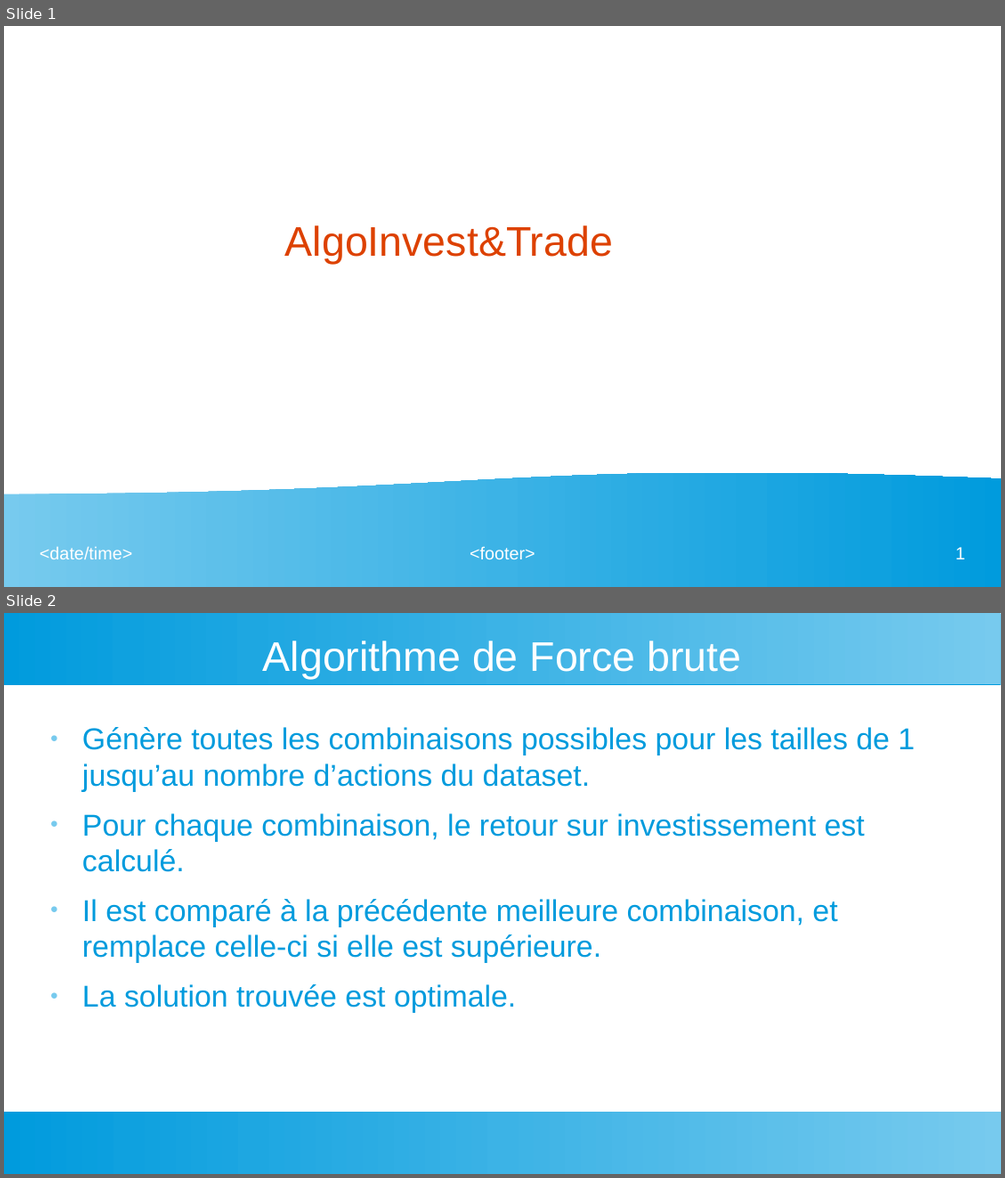
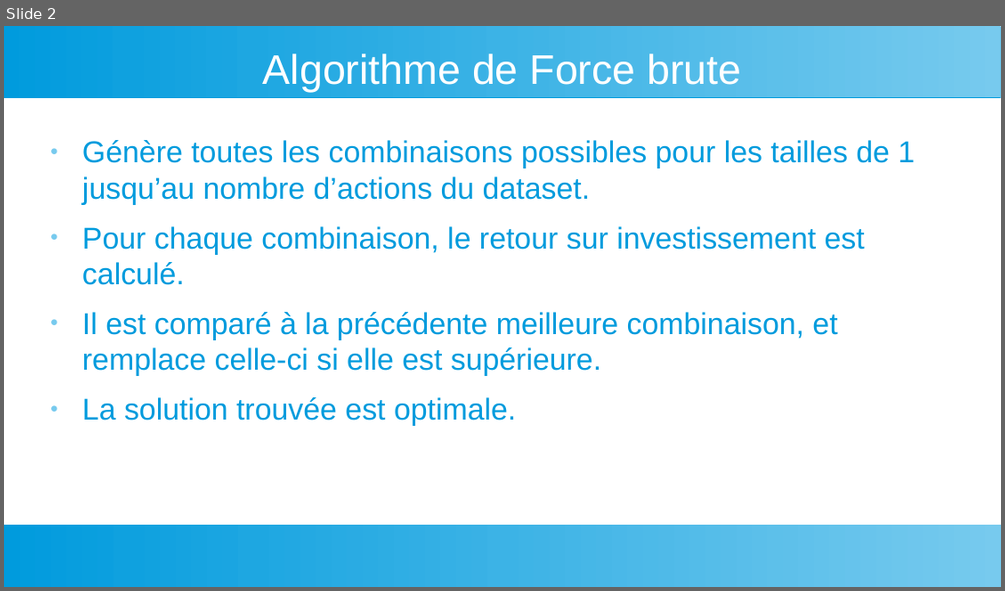
Before and after one commit to YoannDeb/AlgoInvest, a slide deck: Docs/Présentation.odp. Shown one above the other, each under a label of ours: slides 1 and 2 before the commit, slide 2 after it. The pictures are 1005x1178 and 1005x591 pixels, drawn with LibreOffice and Linux fonts; fonts in the diff are those of the drawing. Boxes give left, top, right and bottom in pixels: in the first picture for what was removed or moved away, otherwise in the second. Text is boxed around its words. In the diff, an @@ line names an element or a change of style, - is before the commit and + after.

Commit message:
Docs: Documents updated

```diff
--- a/Docs/Présentation.odp
+++ b/Docs/Présentation.odp
@@ slide 1 removed at (x1=4, y1=26, x2=1001, y2=587), background #FFFFFF @@
@@ title removed at (x1=285, y1=225, x2=613, y2=264) @@
-AlgoInvest&Trade
@@ flow chart document removed at (x1=4, y1=471, x2=1001, y2=587) @@
@@ text removed at (x1=40, y1=546, x2=132, y2=559) @@
-<date/time>
@@ text removed at (x1=469, y1=546, x2=535, y2=559) @@
-<footer>
@@ page number removed at (x1=955, y1=547, x2=965, y2=559) @@
-1
```
Also in this commit, not shown: 2 slides changed, 1 slide added.
